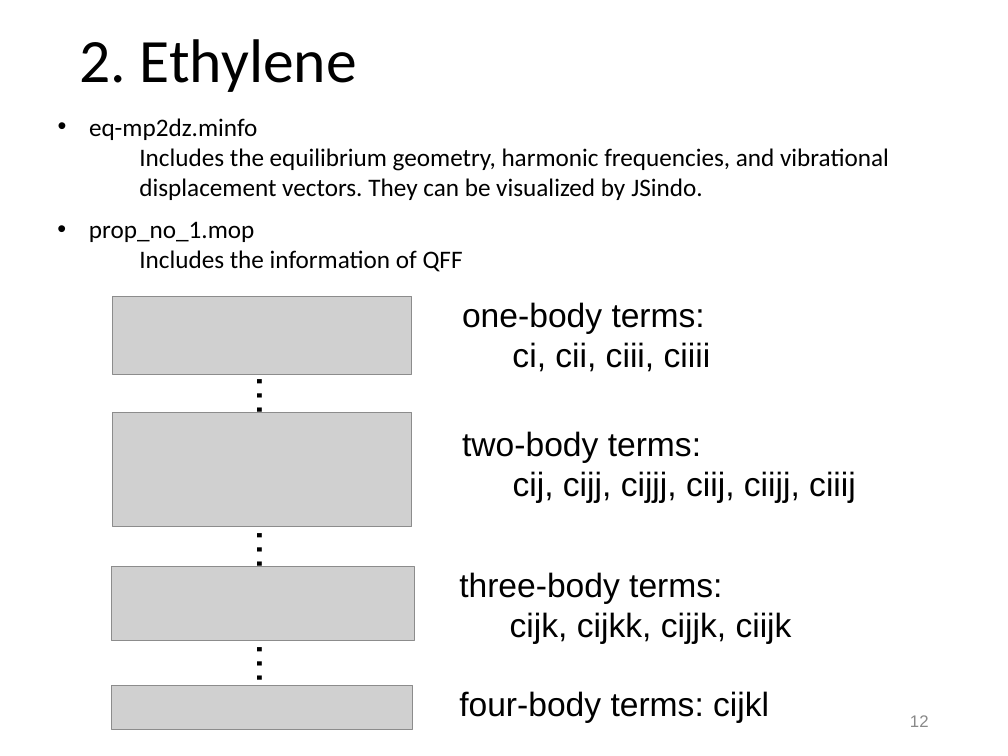
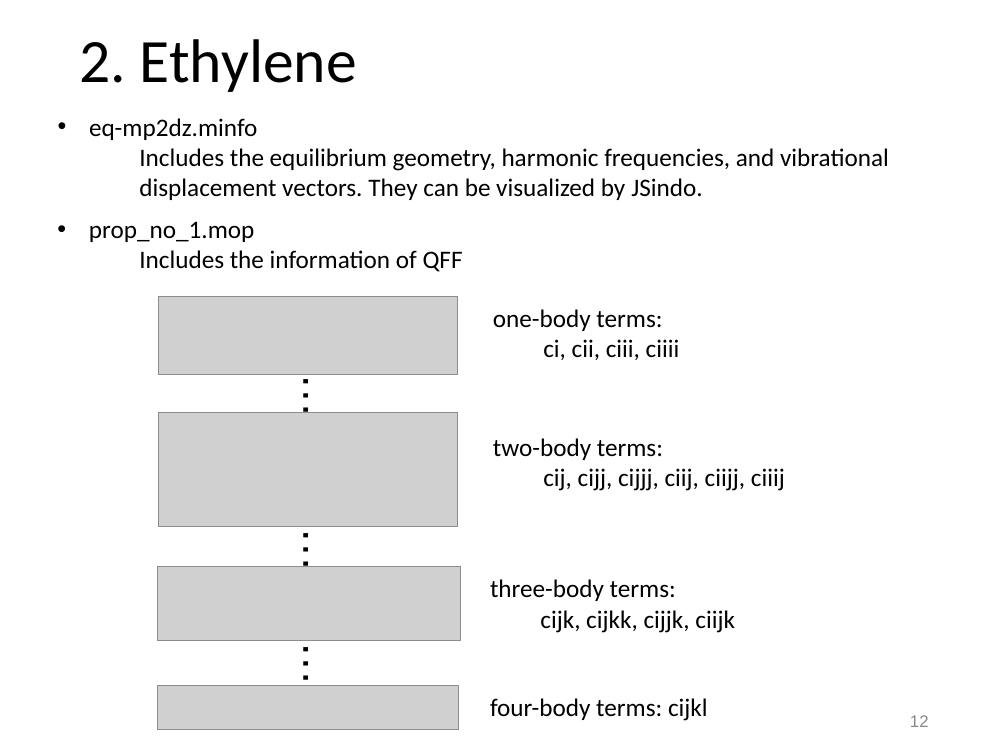
Before and after one commit to yagikiyoshi/sindo, a slide deck: slide 13 of doc/FSindo/usage_FSindo.pptx. Drawn at 1008x756 pixels with LibreOffice and Linux fonts; fonts in the diff are those of the drawing; grey boxes stand for pictures. Boxes give left, top, right and bottom in pixels: in the first picture for what was removed or moved away, otherwise in the second. Text is boxed around its words. In the diff, an @@ line names an element or a change of style, - is before the commit and + after.

```diff
--- a/doc/FSindo/usage_FSindo.pptx
+++ b/doc/FSindo/usage_FSindo.pptx
@@ text "one-body terms:": place and size @@
-text "one-body terms:" at [462, 302, 711, 372]
+text "one-body terms:" at [493, 309, 680, 360]
@@ size 24 to 18 pt, font Arial to Calibri in 4 elements at [493, 309, 680, 360], [490, 579, 735, 633], [490, 698, 708, 721], [493, 438, 785, 491] @@
@@ text "two-body terms:": place and size @@
-text "two-body terms:" at [462, 431, 856, 503]
+text "two-body terms:" at [493, 438, 785, 491]
@@ text "three-body terms:": place and size @@
-text "three-body terms:" at [459, 572, 792, 644]
+text "three-body terms:" at [490, 579, 735, 633]
@@ 4 pictures, 3 texts: place and size @@
-4 pictures, 3 texts at [111, 296, 414, 730]
+4 pictures, 3 texts at [157, 296, 461, 730]
@@ text "four-body terms: cijkl": place and size @@
-text "four-body terms: cijkl" at [459, 691, 769, 723]
+text "four-body terms: cijkl" at [490, 698, 708, 721]
```
Also in this commit, not shown: 1 other file.
